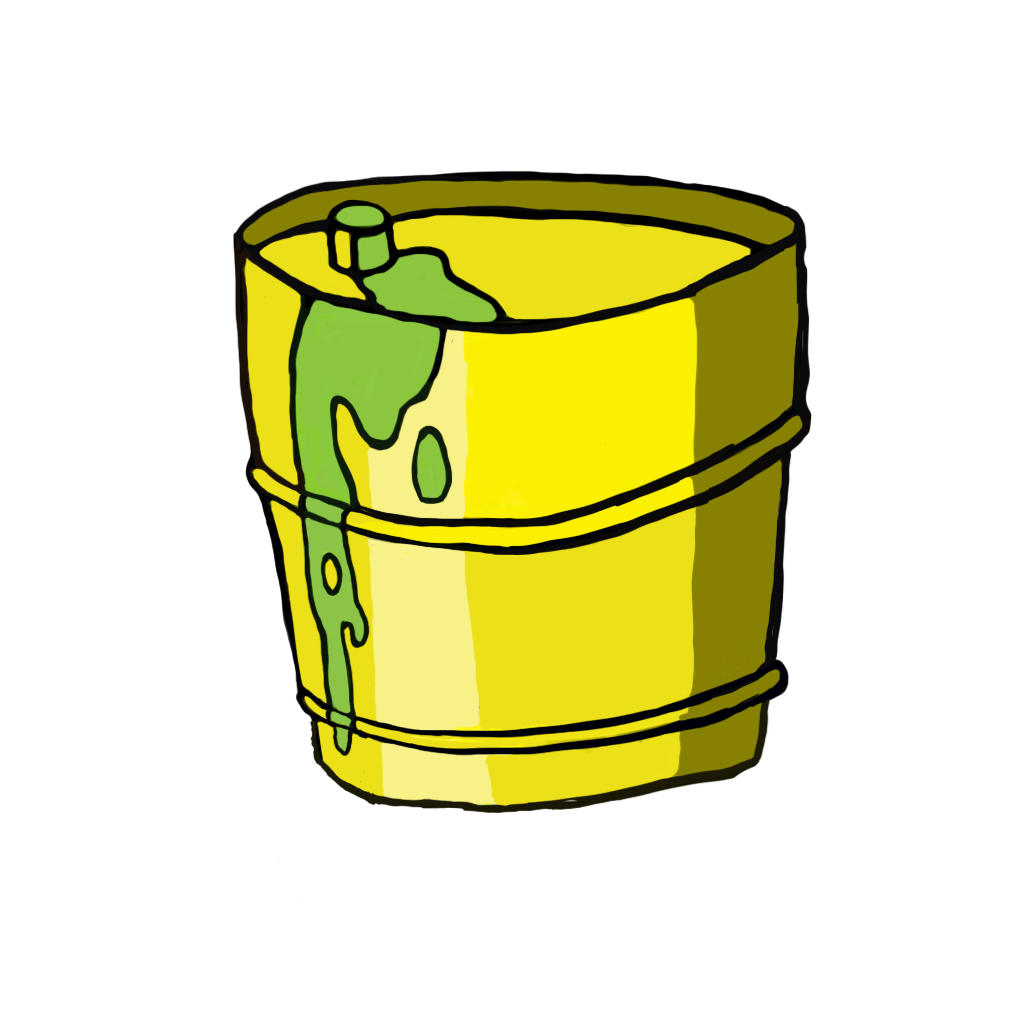
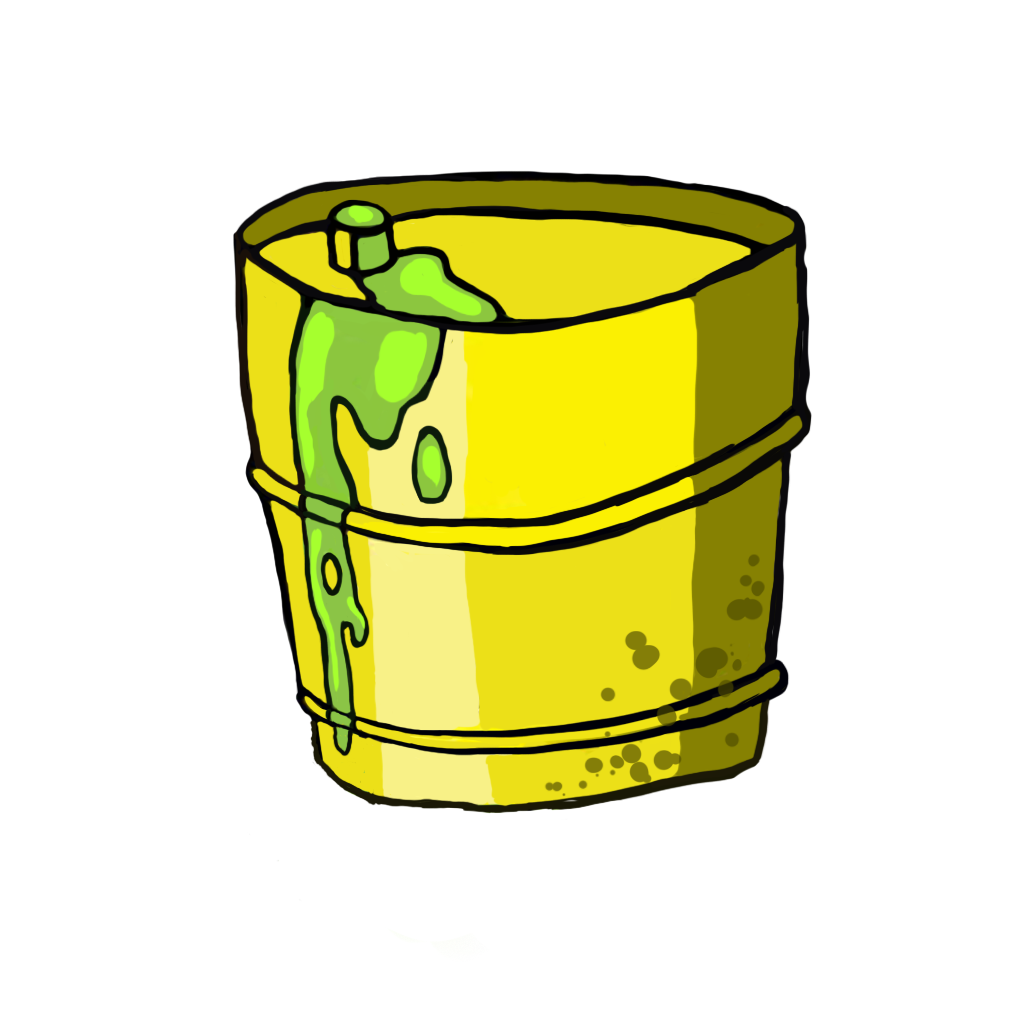
Two versions of the same layered image (1024px x 1024px). Layer-by-layer changes:
added layer "Layer 1" (65%) above "Camada 2" over [544, 554, 765, 797]
showed "Camada 2", painted on it over [297, 204, 546, 957]
